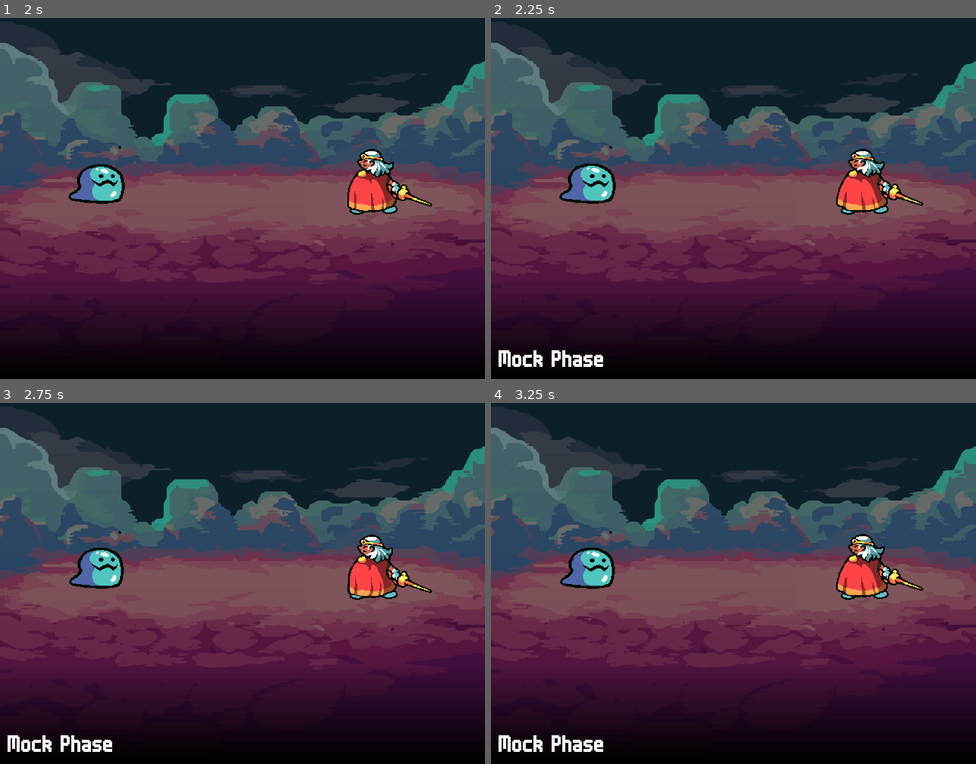
Above: before the commit, frames 1-4 (two rows, left to right).
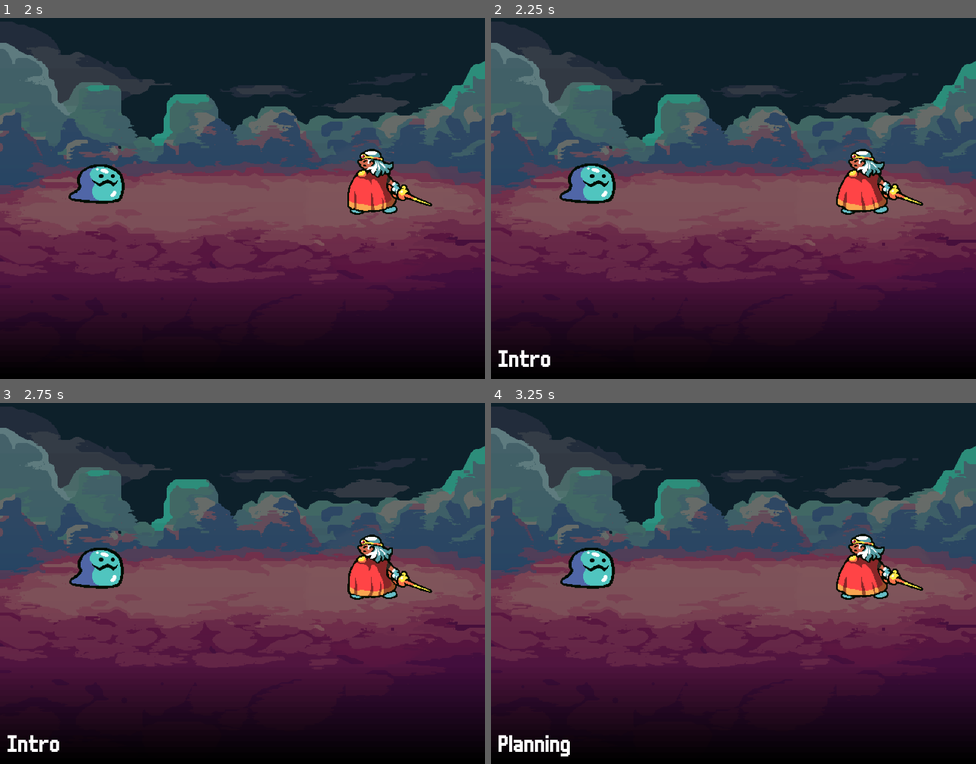
Above: after the commit, the same moments.

Repository: DevonOrxi/the-return
Game: Godot game, scene res://Source/Scene/Encounter.tscn
Two runs of this game, one before a commit and one after it. Both use one fixed random seed, a clock stepped at 60 frames per second and the inputs below.
Inputs:
- Up to frame 1 (2 s): tap Enter (ui_accept) at 0.5, 0.77, 1.52 s; hold Right (ui_right) 0.53-1.28 s; hold Down (ui_down) from 1.28 s (still down)
- Up to frame 2 (2.25 s): release Down (ui_down) at 2.03 s; hold Right (ui_right) from 2.03 s (still down)
- Up to frame 3 (2.75 s): keep holding Right (ui_right)
- Up to frame 4 (3.25 s): release Right (ui_right) at 2.78 s; hold Up (ui_up) from 2.78 s (still down); tap Enter (ui_accept) at 3.02 s

Frame 1 is identical in both runs. In frame 2, 0.6% of the frame differs, in the area x 1-24%, y 91-97%; in frame 3, 0.6%; in frame 4, 0.5%.

Commit message:
Battle phases part 100

Diff:
--- a/Source/Scene/Encounter.tscn
+++ b/Source/Scene/Encounter.tscn
@@ -204,26 +204,6 @@
 [node name="BattlePhaseManager" type="Node2D" parent="BattleDirector"]
 script = ExtResource("5_maqqs")
 
-[node name="Shhhhhhh" type="Node2D" parent="BattleDirector/BattlePhaseManager"]
-
-[node name="Intro" type="Node2D" parent="BattleDirector/BattlePhaseManager/Shhhhhhh"]
-visible = false
-
-[node name="Pre-Action" type="Node2D" parent="BattleDirector/BattlePhaseManager/Shhhhhhh"]
-visible = false
-
-[node name="Planning" type="Node2D" parent="BattleDirector/BattlePhaseManager/Shhhhhhh"]
-visible = false
-
-[node name="Execution" type="Node2D" parent="BattleDirector/BattlePhaseManager/Shhhhhhh"]
-visible = false
-
-[node name="Post-Planning" type="Node2D" parent="BattleDirector/BattlePhaseManager/Shhhhhhh"]
-visible = false
-
-[node name="Outro" type="Node2D" parent="BattleDirector/BattlePhaseManager/Shhhhhhh"]
-visible = false
-
 [node name="Battlers" type="Node2D" parent="BattleDirector"]
 
 [node name="Players" type="Node2D" parent="BattleDirector/Battlers"]
--- a/Source/Script/Battle/BattleManager.gd
+++ b/Source/Script/Battle/BattleManager.gd
@@ -3,6 +3,7 @@
 class_name BattleDirector
 
 @onready var _phase_manager = $BattlePhaseManager
+@onready var _battle_configuration = DefaultBattleConfiguration.new()
 
 var _current_actor: Battler
 var _turns: Array[Battler] = []
@@ -32,7 +33,7 @@
 	return a.get_speed_stat() > b.get_speed_stat()
 
 func _on_ui_manager_start_animation_finished():
-	_phase_manager.start()
+	_phase_manager.start_with_config(_battle_configuration)
 
 func _on_battle_phase_manager_phase_changed(to_phase: BattlePhase):
 	if to_phase != null:
--- a/Source/Script/Battle/BattlePhase/BattlePhase.gd
+++ b/Source/Script/Battle/BattlePhase/BattlePhase.gd
@@ -3,29 +3,37 @@
 class_name BattlePhase
 
 var _name: String
-var _change_conditions: Array[BattlePhaseChangeCondition]
+var is_active: bool
 signal change_condition_met(to_phase: BattlePhase)
 
-func start():
+func start_with_params(params):
 	visible = true
+	is_active = true
 	process_mode = Node.PROCESS_MODE_PAUSABLE
 
+func start():
+	start_with_params(null)
+
 func _init():
+	pass
+
+func _ready():
+	exit()
+
+func _process(delta):
+	_evaluate_all_conditions(delta)
+
+func _evaluate_all_conditions(delta: float):
+	pass
+
+func exit():
 	visible = false
+	is_active = false
 	process_mode = Node.PROCESS_MODE_DISABLED
 
-func _process(_delta):
-	_evaluate_all_conditions()
-
-func _evaluate_all_conditions():
-	for i in _change_conditions.size():
-		if _change_conditions[i].evaluate():
-			_condition_met(_change_conditions[i])
-			return
-
-func _condition_met(condition: BattlePhaseChangeCondition):
-	var next_phase = condition.get_next_phase()
-	change_condition_met.emit(next_phase)
+func set_phase_name(new_name: String):
+	_name = new_name
+	name = new_name
 
 func get_phase_name() -> String:
 	return _name
--- a/Source/Script/Battle/BattlePhase/BattlePhaseChangeCondition.gd
+++ /dev/null
@@ -1,8 +0,0 @@
-
-class_name BattlePhaseChangeCondition
-
-func get_next_phase() -> BattlePhase:
-	return null
-
-func evaluate() -> bool:
-	return false
--- a/Source/Script/Battle/BattlePhase/BattlePhaseManager.gd
+++ b/Source/Script/Battle/BattlePhase/BattlePhaseManager.gd
@@ -4,15 +4,27 @@
 
 var _current_phase: BattlePhase
 signal phase_changed(to_phase: BattlePhase)
+signal update_phase()
 
-func start():
-	var phase = MockPhase.new()
-	add_child(phase)
-	_current_phase = phase
-	phase.change_condition_met.connect(_change_phase)
-	phase.start()
+func start_with_config(config: BattleConfiguration):
+	for phase in config.phases:
+		add_child(phase)
+
+	_current_phase = config.phases[0]
+	_current_phase.change_condition_met.connect(_change_phase)
+	_current_phase.start()
+
 	_change_phase(_current_phase)
 
 func _change_phase(to_phase: BattlePhase):
+	if _current_phase != null:
+		if _current_phase.change_condition_met.is_connected(_change_phase):
+			_current_phase.change_condition_met.disconnect(_change_phase)
+
+		_current_phase.exit()
+
 	_current_phase = to_phase
+	_current_phase.change_condition_met.connect(_change_phase)
+	_current_phase.start()
+
 	phase_changed.emit(to_phase)
--- a/Source/Script/Battle/BattlePhase/Phases/MockPhase.gd
+++ b/Source/Script/Battle/BattlePhase/Phases/MockPhase.gd
@@ -2,29 +2,24 @@
 
 class_name MockPhase
 
-class MockCondition extends BattlePhaseChangeCondition:
-
-	var evaluate_callable: Callable
-
-	func evaluate() -> bool:
-		return evaluate_callable.call()
-
 var mockTimer = 0
+var next_phase: BattlePhase
 
 func _init():
-	super._init()
+	super()
 
-	var condition = MockCondition.new()
-	condition.evaluate_callable = _is_timer_up
-	_change_conditions = [condition]
 	name = "Mock Phase"
 	_name = "Mock Phase"
 
-func _process(delta):
-	super._process(delta)
+func start_with_params(params):
+	mockTimer = 0
+	super.start_with_params(params)
 
+func _evaluate_all_conditions(delta: float):
 	if not _is_timer_up():
 		mockTimer += delta
+	else:
+		change_condition_met.emit(next_phase)
 
 func _is_timer_up() -> bool:
 	return mockTimer >= 1
--- /dev/null
+++ b/Source/Script/Battle/BattlePhase/Phases/PlanningBattlePhase.gd
@@ -0,0 +1,9 @@
+extends BattlePhase
+
+class_name PlanningBattlePhase
+
+func _init():
+	super()
+
+	name = "Planning"
+	_name = "Planning"
--- /dev/null
+++ b/Source/Script/Battle/Configuration/BattleConfiguration.gd
@@ -0,0 +1,3 @@
+class_name BattleConfiguration
+
+var phases: Array[BattlePhase] = []
--- /dev/null
+++ b/Source/Script/Battle/Configuration/SubTypes/DefaultBattleConfiguration.gd
@@ -0,0 +1,19 @@
+extends BattleConfiguration
+
+class_name DefaultBattleConfiguration
+
+func _init():
+	var intro = MockPhase.new()
+	var planning = PlanningBattlePhase.new()
+	var execution = MockPhase.new()
+	var outro = MockPhase.new()
+
+	intro.set_phase_name("Intro")
+	intro.next_phase = planning
+
+	execution.set_phase_name("Execution")
+	execution.next_phase = planning
+
+	outro.set_phase_name("Outro")
+
+	phases.assign([intro, planning, execution, outro])
Not shown, removed: .DS_Store
